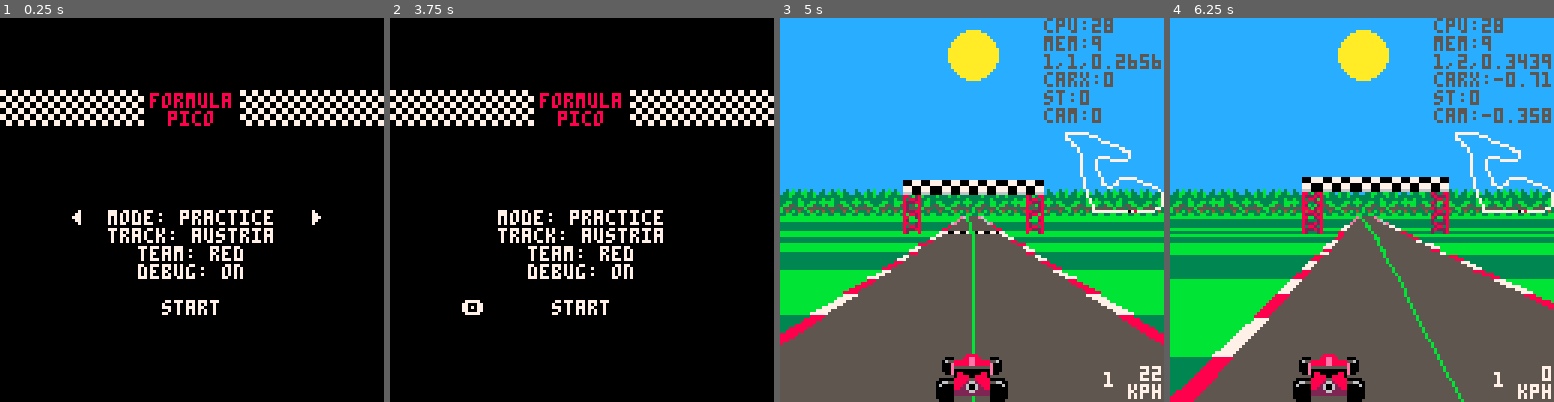
Above: before the commit, frames 1-4 (left to right).
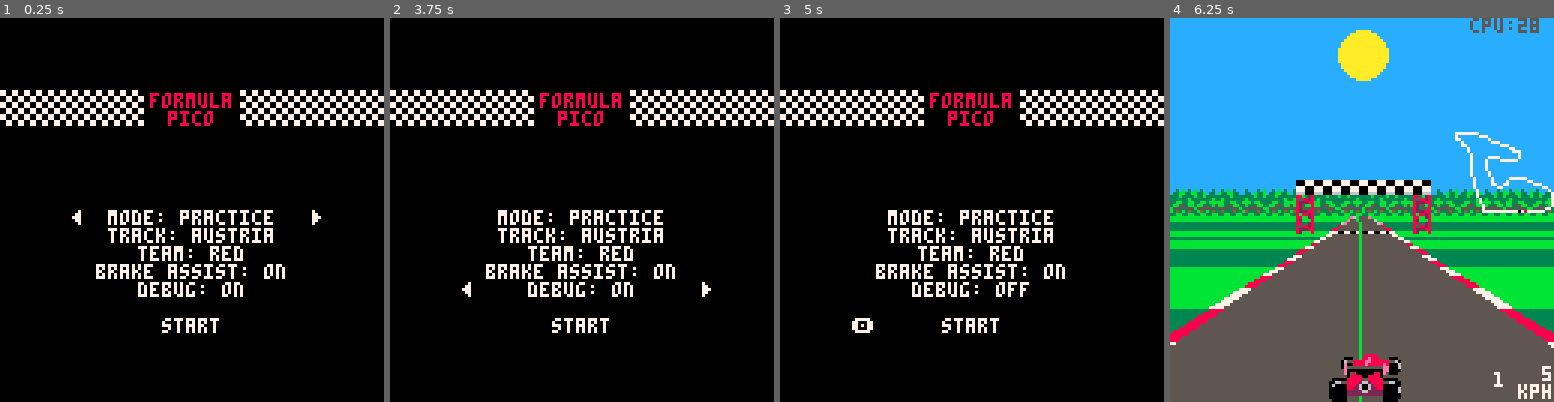
Above: after the commit, the same moments.

Repository: Joeltronics/formula_pico
Game: PICO-8 cartridge formula_pico.p8
Two runs of this game, one before a commit and one after it. Both use one fixed random seed, a clock stepped at 60 frames per second and the inputs below.
Inputs:
- Up to frame 1 (0.25 s): no input
- Up to frame 2 (3.75 s): tap X (X key) at 0.33, 1.07, 1.85, 2.97 s; tap O (Z key) at 0.7, 1.7, 2.1, 2.5, 2.9, 3.3, 3.7 s; hold Right 1.6-2.1 s; hold Up 2.15-2.42 s; hold Right 2.47-3.03 s; hold Left 3.08-3.58 s; hold Down from 3.63 s (still down)
- Up to frame 3 (5 s): release Down at 3.97 s; hold Right 4.02-4.68 s; tap X (X key) at 4.08 s; tap O (Z key) at 4.1, 4.5, 4.9 s; hold Up from 4.73 s (still down)
- Up to frame 4 (6.25 s): release Up at 5.03 s; hold Left 5.08-5.68 s; tap X (X key) at 5.2 s; tap O (Z key) at 5.3, 5.7, 6.1 s; hold Down 5.73-6.03 s; hold Right from 6.08 s (still down)

The runs differ from the first frame. In frame 1, 1.9% of the frame differs, in the area x 25-75%, y 64-83%; in frame 2, 2.2%; in frame 3, 98%, in the area x 0-100%, y 0-100%; in frame 4, 22%.

Commit message:
Make brake assist optional
* Currently there's no grip model, so disabling it means unlimited cornering speed

Diff:
--- a/game_logic.lua
+++ b/game_logic.lua
@@ -161,7 +161,7 @@
 
 	-- TODO: make wall distance changes gradual from 1 section to next
 
-	local car_x, wall_clip = car.x, section.wall - 0.5*car_width
+	local car_x, wall_clip = car.x, section.wall_clip
 
 	car.touched_wall = false
 
@@ -212,71 +212,87 @@
 
 	local speed, gear, car_x = car.speed, car.gear, car.x
 
-	local section_max_speed = section.max_speed_pre_apex
-	if (section.apex_seg and car.segment_idx >= section.apex_seg) section_max_speed = section.max_speed_post_apex
+	local limit_speed = 1
+	local section_recommended_speed = section.max_speed_pre_apex
+	if (section.apex_seg and car.segment_idx >= section.apex_seg) section_recommended_speed = section.max_speed_post_apex
 
 	-- Special check, for now while still not having a proper cornering grip model:
 	-- hard-limit speed at apex, in case of insufficient braking
 	-- TODO: change this to understeer instead
-	if (section.apex_seg and car.segment_idx == section.apex_seg) speed = min(speed, section.max_speed_pre_apex)
+	if ((brake_assist or car.ai) and section.apex_seg and car.segment_idx == section.apex_seg) speed = min(speed, section.max_speed_pre_apex)
 
 	local accel = accel_by_gear[flr(gear)]
 	if (car.ai and not car.ghost) accel *= rnd(ai_accel_random)
 
-	if abs(car_x) >= section.wall then
+	local decel = brake_decel
+
+	if abs(car_x) >= section.wall_clip then
 		-- Touching wall
 		-- Decrease max speed significantly
 		-- Slower acceleration
 		-- Faster braking
 		-- Increase coasting deceleration significantly
 		-- Increase tire deg
-		section_max_speed = min(section_max_speed, wall_max_speed)
-		-- TODO
-
-	elseif abs(car_x) >= road.half_width then
+		limit_speed = min(limit_speed, wall_max_speed)
+		decel *= 4
+		-- TODO: more parameters
+	end
+
+	if abs(car_x) >= road.half_width then
 		-- On grass
 		-- Decrease max speed significantly
-		-- Slower acceleration
-		-- Slower braking
+		-- Slower acceleration (unless in 1st gear)
+		-- Faster deceleration while above limit, but otherwise slower braking
 		-- Increase coasting deceleration significantly
-		section_max_speed = min(section_max_speed, grass_max_speed)
-		-- TODO
+		limit_speed = min(limit_speed, grass_max_speed)
+		if (gear > 1) accel *= 0.5
+		decel *= 2
+		-- TODO: more parameters
 
 	elseif abs(car_x) >= 0.75 * road.half_width then
 		-- On curb
 		-- Max speed unaffected
-		-- Decrease acceleration
-		-- Decrease braking
+		-- Slower acceleration (unless in 1st gear)
+		-- Slower braking
 		-- Increase coasting deceleration
 		-- Increase tire deg slightly
-
-		-- TODO
+		if (gear > 1) accel *= 0.5
+		-- TODO: more parameters
 	end
 
 	-- Apply acceleration
 
-	if speed > section_max_speed then
+	if speed > limit_speed then
 		-- Brake (to section speed)
-		speed = max(speed - brake_decel, section_max_speed)
-
-		if section_max_speed == 1 then
+		speed = max(speed - decel, limit_speed)
+
+		if limit_speed == 1 then
 			car.engine_accel_brake = 1
 		else
 			car.engine_accel_brake = -1
 		end
 
+	elseif (brake_assist or car.ai) and speed > section_recommended_speed then
+		-- Brake (to recommended speed)
+		accel_brake_input = -1
+		speed = max(speed - decel, section_recommended_speed)
+		car.engine_accel_brake = -1
+
 	elseif car.ai or accel_brake_input > 0 then
 		-- Accelerate
-		speed = min(speed + accel, section_max_speed)
+		accel_brake_input = 1
+		speed = min(speed + accel, limit_speed)
 		car.engine_accel_brake = 1
 
 	elseif accel_brake_input < 0 then
 		-- Brake (to zero)
 		speed = toward_zero(speed, brake_decel)
 		car.engine_accel_brake = -1
+
 	else
 		-- Coast
 		-- TODO: this should be affected by slope even more than regular acceleration is
+		-- (which isn't currently at all, but should be in the future)
 		speed = max(speed*coast_decel_rel - coast_decel_abs, 0)
 		car.engine_accel_brake = 0
 	end
@@ -287,6 +303,8 @@
 	if (gear > 1) rpm = 0.0625 + (rpm * 0.9375)
 
 	car.speed, car.gear, car.rpm = speed, gear, rpm
+
+	return accel_brake_input
 end
 
 function tick_car_steering(car, steering_input, accel_brake_input)
@@ -370,9 +388,9 @@
 		return
 	end
 
-	tick_car_speed(car, section, accel_brake_input)
-
-	local steering_input_scaled = tick_car_steering(car, steering_input, accel_brake_input)
+	local accel_brake_input_actual = tick_car_speed(car, section, accel_brake_input)
+
+	local steering_input_scaled = tick_car_steering(car, steering_input, accel_brake_input_actual)
 
 	clip_wall(car, section)
 
@@ -394,8 +412,9 @@
 	local steering_input, accel_brake_input = 0, 0
 	if (btn(0)) steering_input -= 1
 	if (btn(1)) steering_input += 1
-	if (btn(2)) accel_brake_input += 1
-	if (btn(3)) accel_brake_input -= 1
+	-- If pressing both gas & brakes, brakes take priority
+	if (btn(2) or btn(4)) accel_brake_input = 1
+	if (btn(3) or btn(5)) accel_brake_input = -1
 
 	for car in all(cars) do
 		tick_car(car, accel_brake_input, steering_input)
--- a/globals.lua
+++ b/globals.lua
@@ -81,6 +81,7 @@
 print_cpu = true
 enable_sound = true
 draw_racing_line = true
+brake_assist = true
 collisions = false
 total_segment_count = nil
 
--- a/init_track.lua
+++ b/init_track.lua
@@ -75,6 +75,8 @@
 
 		-- TODO: why is this 2x needed?
 		if (section.tnl) section.wall = road.half_width + 2*shoulder_width
+
+		section.wall_clip = section.wall - 0.5*car_width
 
 		if (section.bgl) section.bgl = bg_objects[section.bgl]
 		if (section.bgc) section.bgc = bg_objects[section.bgc]
--- a/title_screen.lua
+++ b/title_screen.lua
@@ -4,6 +4,10 @@
 track_zidx = 0
 team_zidx = 0
 mode = 0
+
+num_rows = 6
+last_row_zidx = num_rows - 1
+
 
 function init_title_screen()
 end
@@ -17,7 +21,7 @@
 
 	-- O
 	if btnp(4) then
-		if (row_zidx == 4) then
+		if (row_zidx == last_row_zidx) then
 
 			-- TODO: also an option to watch the AI play (mostly for debugging)
 
@@ -39,8 +43,8 @@
 	end
 
 	-- Up/Down
-	if (btnp(2)) row_zidx = (row_zidx - 1) % 5
-	if (btnp(3)) row_zidx = (row_zidx + 1) % 5
+	if (btnp(2)) row_zidx = (row_zidx - 1) % num_rows
+	if (btnp(3)) row_zidx = (row_zidx + 1) % num_rows
 
 	-- Left/Right
 	local incr = 0
@@ -51,8 +55,9 @@
 		if (row_zidx == 0) mode = (mode + incr) % 2
 		if (row_zidx == 1) track_zidx = (track_zidx + incr) % #tracks
 		if (row_zidx == 2) team_zidx = (team_zidx + incr) % #palettes
+		if (row_zidx == 3) brake_assist = not brake_assist
 		-- TODO: add separate debug option to print CPU or not
-		if (row_zidx == 3) debug = not debug
+		if (row_zidx == 4) debug = not debug
 	end
 end
 
@@ -77,11 +82,12 @@
 	print_centered("track: " .. tracks[track_zidx+1].name, 64, 70, 7)
 	-- TODO: print team in its color
 	print_centered("team: " .. palettes[team_zidx+1].name, 64, 76, 7)
-	print_centered("debug: " .. (debug and "on" or "off"), 64, 82, 7)
+	print_centered("brake assist: " .. (brake_assist and "on" or "off"), 64, 82, 7)
+	print_centered("debug: " .. (debug and "on" or "off"), 64, 88, 7)
 
-	print_centered('start', 64, 94, 7)
+	print_centered('start', 64, 100, 7)
 
-	if row_zidx == 4 then
+	if row_zidx == last_row_zidx then
 		print('🅾️', 32 - 8, 64 + (1 + row_zidx) * 6)
 	else
 		print('◀', 32 - 8, 64 + row_zidx * 6)
